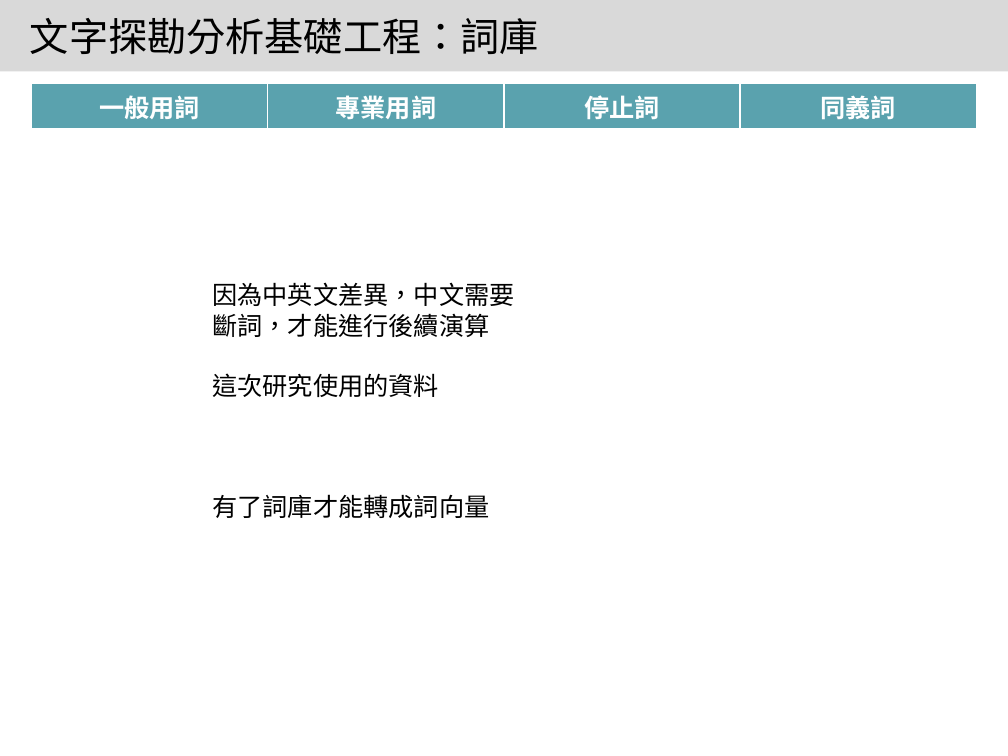
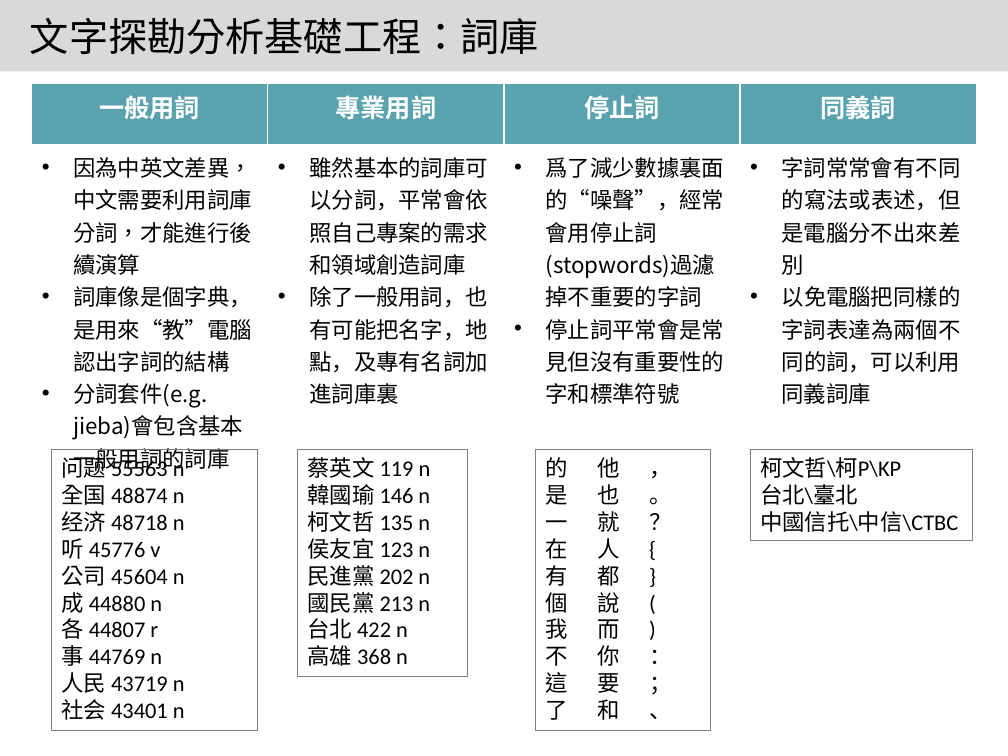
Before and after one commit to 1napcompsci/Automatic-Text-Summarization, a slide deck: slide 4 of Summarization with Yahoo - SETN/實習專案報告 Template.pptx. Drawn at 1008x756 pixels with LibreOffice and Linux fonts; fonts in the diff are those of the drawing. Boxes give left, top, right and bottom in pixels: in the first picture for what was removed or moved away, otherwise in the second. Text is boxed around its words. In the diff, an @@ line names an element or a change of style, - is before the commit and + after.

```diff
--- a/Summarization with Yahoo - SETN/實習專案報告 Template.pptx
+++ b/Summarization with Yahoo - SETN/實習專案報告 Template.pptx
@@ table at (x1=31, y1=83, x2=975, y2=743) @@
+row 2: 因為中英文差異，中文需要利用詞庫分詞，才能進行後續演算 / 詞庫像是個字典，是用來“教”電腦認出字詞的結構 / 分詞套件(e.g. jieba)會包含基本一般用詞的詞庫 | 雖然基本的詞庫可以分詞，平常會依照自己專案的需求和領域創造詞庫 / 除了一般用詞，也有可能把名字，地點，及專有名詞加進詞庫裏 | 爲了減少數據裏面的“噪聲”，經常會用停止詞(stopwords)過濾掉不重要的字詞 / 停止詞平常會是常見但沒有重要性的字和標準符號 | 字詞常常會有不同的寫法或表述，但是電腦分不出來差別 / 以免電腦把同樣的字詞表達為兩個不同的詞，可以利用同義詞庫
@@ text removed at (x1=212, y1=282, x2=514, y2=518) @@
-因為中英文差異，中文需要斷詞，才能進行後續演算
-這次研究使用的資料
-有了詞庫才能轉成詞向量
@@ rectangle added at (x1=51, y1=450, x2=258, y2=731), outline #808080 0.75 pt, 16 pt, text #000000 @@
+问题 55563 n
+全国 48874 n
+经济 48718 n
+听 45776 v
+公司 45604 n
+成 44880 n
+各 44807 r
+事 44769 n
+人民 43719 n
+社会 43401 n
@@ rectangle added at (x1=297, y1=450, x2=468, y2=677), outline #808080 0.75 pt, 16 pt, text #000000 @@
+蔡英文 119 n
+韓國瑜 146 n
+柯文哲 135 n
+侯友宜 123 n
+民進黨 202 n
+國民黨 213 n
+台北 422 n
+高雄 368 n
@@ rectangle added at (x1=535, y1=450, x2=711, y2=731), outline #808080 0.75 pt, 16 pt, text #000000 @@
+的
+是
+一
+在
+有
+個
+我
+不
+這
+了
+他
+也
+就
+人
+都
+說
+而
+你
+要
+和
+，
+。
+？
+{
+}
+(
+)
+：
+；
+、
@@ rectangle added at (x1=750, y1=450, x2=972, y2=541), outline #808080 0.75 pt, 16 pt, text #000000 @@
+柯文哲\柯P\KP
+台北\臺北
+中國信托\中信\CTBC
```
Also in this commit, not shown: 7 other slides changed.
